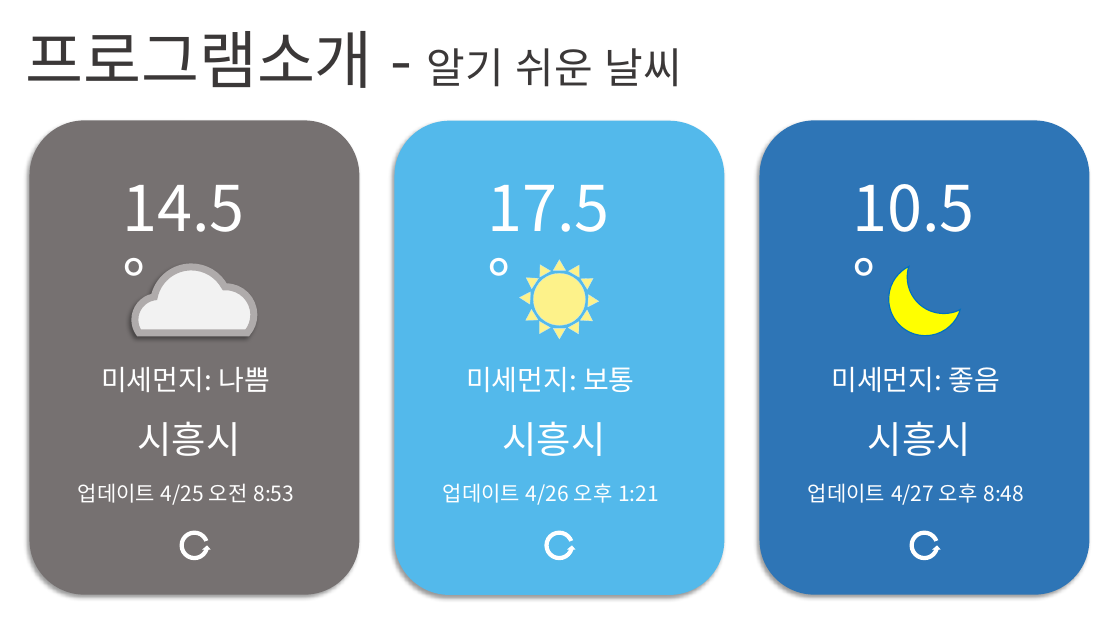
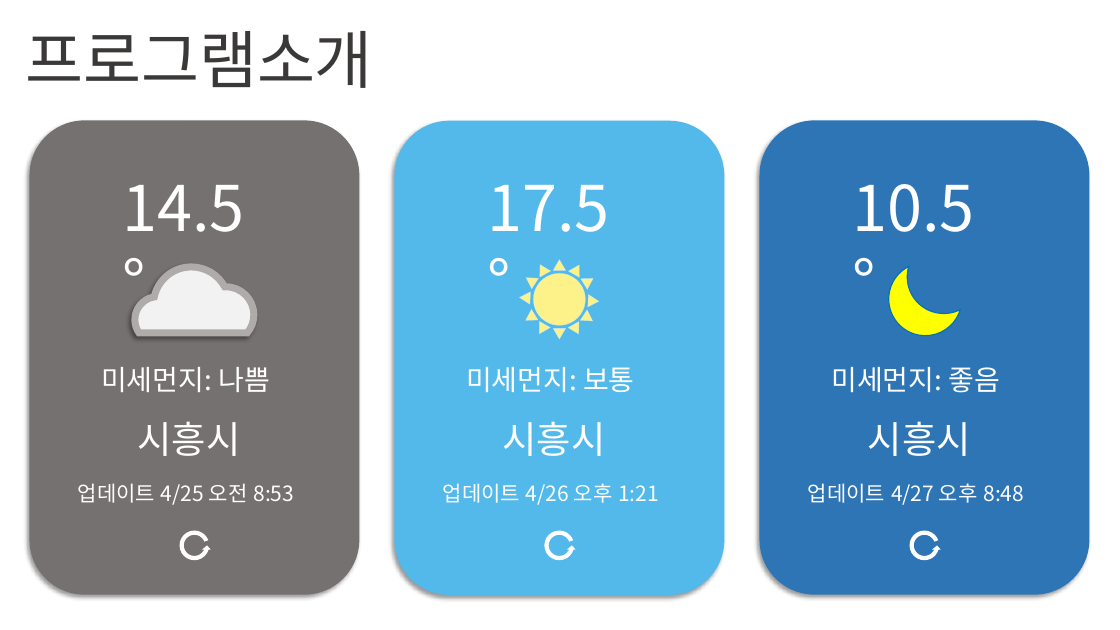
Before and after one commit to mydreamshine/Wetherforecast, a slide deck: slide 2 of PPT/미세한 날씨-중간보고.pptx. Drawn at 1120x630 pixels with LibreOffice and Linux fonts; fonts in the diff are those of the drawing. Boxes give left, top, right and bottom in pixels: in the first picture for what was removed or moved away, otherwise in the second. Text is boxed around its words. In the diff, an @@ line names an element or a change of style, - is before the commit and + after.

Commit message:
미세한 날씨 중간발표 제작

```diff
--- a/PPT/미세한 날씨-중간보고.pptx
+++ b/PPT/미세한 날씨-중간보고.pptx
@@ text at (x1=25, y1=31, x2=373, y2=88): text changed @@
-프로그램소개 - 알기 쉬운 날씨
+프로그램소개
```
Also in this commit, not shown: 3 other slides changed.
